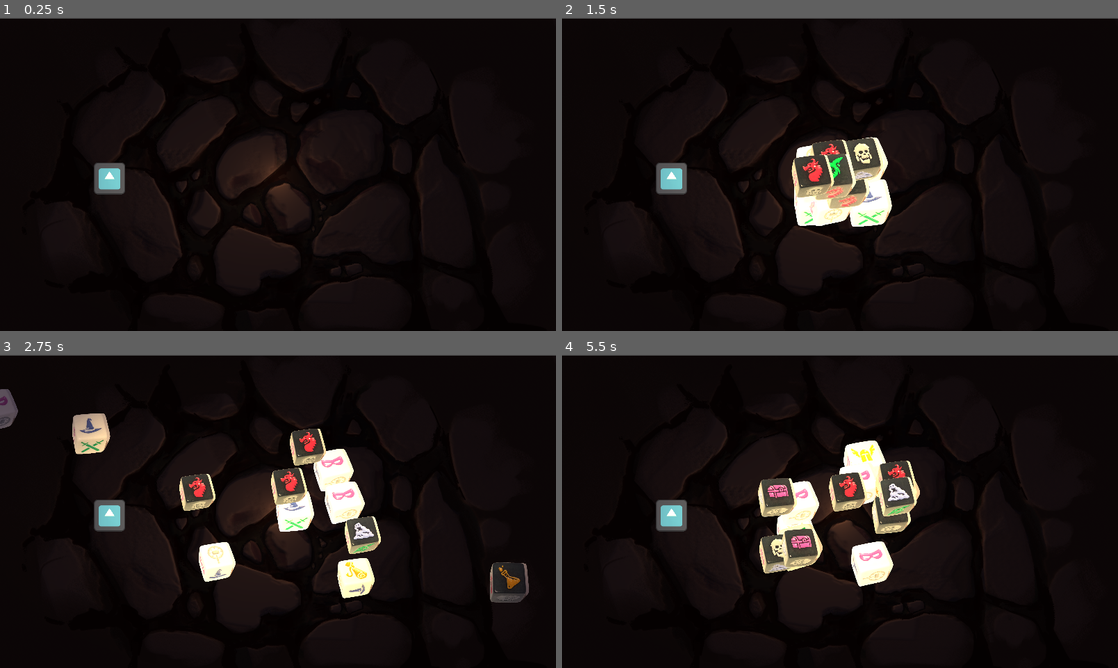
Above: before the commit, frames 1-4 (two rows, left to right).
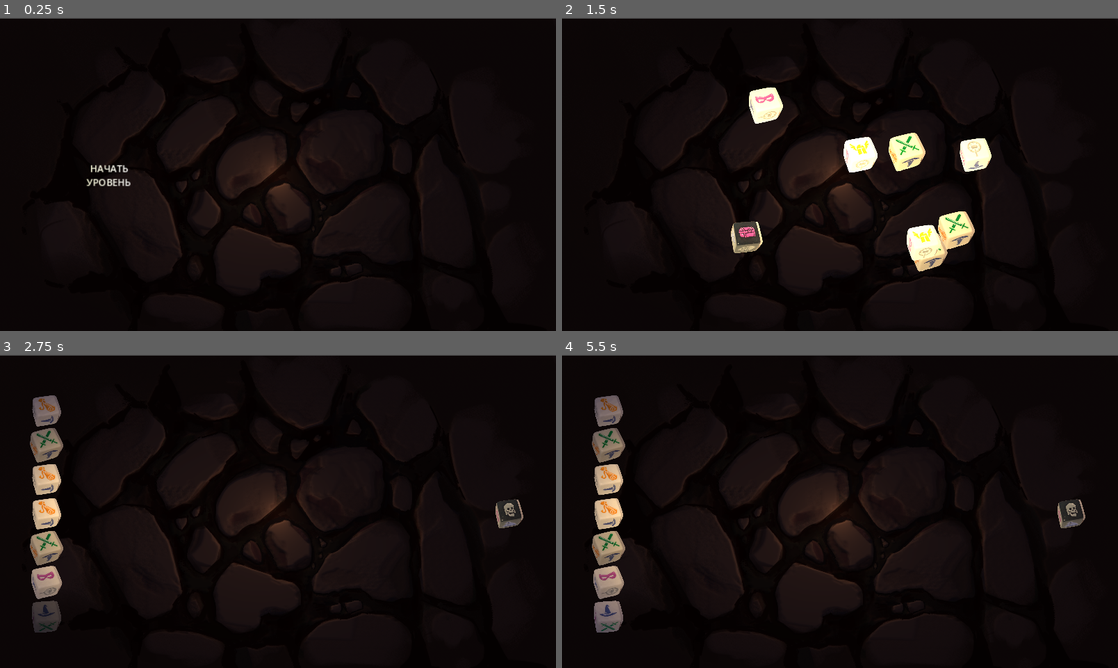
Above: after the commit, the same moments.

Repository: GladiolusBlue/Treasure_Chest
Game: Godot game, scene res://Scenes/Сцена для проверок рисования.tscn
Two runs of this game, one before a commit and one after it. Both use one fixed random seed, a clock stepped at 60 frames per second and the inputs below. The engine's default icon, where the game draws it, is replaced by a stand-in: a white triangle on a blue panel in a dark square.
Inputs (mouse positions are in pixels of both pictures, inside the frame that each line leads up to; where the layout moved, square brackets give the same spot in the first picture):
- Up to frame 1 (0.25 s): no input
- Up to frame 2 (1.5 s): click (673, 174) [673, 177] at 0.5 s; click (673, 177) at 1.27 s
- Up to frame 3 (2.75 s): click (111, 514) at 2.02 s
- Up to frame 4 (5.5 s): tap Enter at 5 s

The runs differ from the first frame. In frame 1, 0.6% of the frame differs, in the area x 15-24%, y 46-57%; in frame 2, 8.4%; in frame 3, 12%, in the area x 0-96%, y 10-89%; in frame 4, 11%.
Error before the commit: Division by zero error in operator '/'. (res://Scenes/dice_enemi.tscn::GDScript_f60cv:165)

Commit message:
добавил кнопку
покинуть подземелье, , появляется при нажатии на врага изменяет уровень, от уровня зависит количество врагов

Diff:
--- a/Scenes/dice_enemi.tscn
+++ b/Scenes/dice_enemi.tscn
@@ -165,7 +165,7 @@
 	var finished = x/speed
 	if counter != finished:
 		counter += 1
-		print(x,position,finished)
+		#print(x,position,finished)
 		Velocity.x += speed #изменение координат для местоположения
 		Velocity.y += y/finished
 		set_position(Velocity)
@@ -183,10 +183,16 @@
 		emit_signal(\"cubu_gotov\",str(cube_face),name_face)
 	pass # Replace with function body.
 
-
+var push = 0
 func _on_button_pressed():
-	modulate = Color(0.5,0.5,0.5,255)
-	emit_signal(\"cubu_clic\",num_dice,name_face)
+	if push == 0:
+		modulate = Color(0.5,0.5,0.5,255)
+		push = 1
+		emit_signal(\"cubu_clic\",num_dice,name_face)
+	else :
+		modulate = Color(1,1,1,255)
+		push = 0
+
 
 
 func _on_cubu_gotov():
--- a/Scenes/dice_player.tscn
+++ b/Scenes/dice_player.tscn
@@ -180,11 +180,15 @@
 		emit_signal(\"cubu_gotov\",str(cube_face),name_face)
 	pass # Replace with function body.
 
-
+var push = 0
 func _on_button_pressed():
-	$Sprite2D.modulate = Color(0.5,0.5,0.5,255)
-	emit_signal(\"cubu_clic\",num_dice,name_face)
-	pass # Replace with function body.
+	if push == 0:
+		modulate = Color(0.5,0.5,0.5,255)
+		push = 1
+		emit_signal(\"cubu_clic\",num_dice,name_face)
+	else :
+		modulate = Color(1,1,1,255)
+		push = 0
 "
 
 [sub_resource type="RectangleShape2D" id="RectangleShape2D_autnt"]
--- a/Scenes/main.tscn
+++ b/Scenes/main.tscn
@@ -8,19 +8,54 @@
 [node name="Node2D" type="Node2D"]
 script = ExtResource("1_h2vby")
 
-[node name="Node2D" type="Node2D" parent="."]
+[node name="start level" type="Node2D" parent="."]
 position = Vector2(-1000, 0)
 metadata/_edit_group_ = true
 
-[node name="Button1" type="Button" parent="Node2D"]
-self_modulate = Color(1, 1, 1, 0)
-offset_left = -93.0
-offset_top = -85.0
-offset_right = 94.0
-offset_bottom = 98.0
+[node name="Button1" type="Button" parent="start level"]
+anchors_preset = 15
+anchor_right = 1.0
+anchor_bottom = 1.0
+offset_left = -75.5
+offset_top = -27.0
+offset_right = 74.5
+offset_bottom = 27.0
+grow_horizontal = 2
+grow_vertical = 2
+scale = Vector2(3.5, 3.5)
+pivot_offset = Vector2(75, 30)
 size_flags_horizontal = 4
+text = "НАЧАТЬ
+УРОВЕНЬ"
+flat = true
 
-[node name="Sprite2D" type="Sprite2D" parent="Node2D/Button1"]
+[node name="Sprite2D" type="Sprite2D" parent="start level/Button1"]
+visible = false
+position = Vector2(95.7746, 94.3662)
+scale = Vector2(1.45246, 1.47447)
+texture = ExtResource("2_yddrg")
+
+[node name="leave level" type="Node2D" parent="."]
+metadata/_edit_group_ = true
+
+[node name="leave level" type="Button" parent="leave level"]
+anchors_preset = 15
+anchor_right = 1.0
+anchor_bottom = 1.0
+offset_left = 800.0
+offset_right = 950.0
+offset_bottom = 60.0
+grow_horizontal = 2
+grow_vertical = 2
+scale = Vector2(3.5, 3.5)
+pivot_offset = Vector2(75, 30)
+size_flags_horizontal = 4
+text = "Покинуть
+подземелье"
+flat = true
+
+[node name="Sprite2D" type="Sprite2D" parent="leave level/leave level"]
+visible = false
 position = Vector2(95.7746, 94.3662)
 scale = Vector2(1.45246, 1.47447)
 texture = ExtResource("2_yddrg")
@@ -74,4 +109,5 @@
 [node name="Dice_e7" parent="DarkCubes" instance=ExtResource("3_0tr2e")]
 scale = Vector2(0.355, 0.355)
 
-[connection signal="pressed" from="Node2D/Button1" to="." method="_on_button_1_pressed"]
+[connection signal="pressed" from="start level/Button1" to="." method="_on_button_1_pressed"]
+[connection signal="pressed" from="leave level/leave level" to="." method="_on_leave_level_pressed"]
--- a/Scripts/Main.gd
+++ b/Scripts/Main.gd
@@ -2,13 +2,14 @@
 
 #var gotov = 0
 #var cube = 0
-var nam_dc = 0 # количество черных кубиков
+var nam_dc = 1 # количество черных кубиков
 #var b = 0
 #var  start_pos_e =-700
 const  start_pos = -600 # половина ширины расстановки кубиков игрока
 #var Dicename = []
 #var name_dice = 0
-#var o = "p1"
+var level = 1
+
 
 
 # Called when the node enters the scene tree for the first time.
@@ -24,7 +25,8 @@
 		var cube = Dices.get_child(0)
 		cube.cubu_gotov.connect(self.next_e)
 		cube.cubu_clic.connect(self.next_clic_e)
-		nam_dc += 1
+		$"leave level".visible = false
+		#nam_dc += 1
 		#print(a)
 # Called every frame. 'delta' is the elapsed time since the previous frame.
 
@@ -52,7 +54,7 @@
 		for i in range(locatarr.size()):
 			var checkX = locatarr[i][0]
 			var checkY = locatarr[i][1]
-			if (abs(abs(x) - abs(checkX)) > cubesize ):#and abs(abs(y) - abs(checkY)) > cubesize):
+			if (abs(abs(x) - abs(checkX)) > cubesize and abs(abs(y) - abs(checkY)) > cubesize):
 				num += 1
 			if (num == locatarr.size()):
 				endwhile = true
@@ -62,23 +64,10 @@
 
 
 func _on_button_1_pressed():
-
 	var start_pos_p = start_pos
 	var diff = start_pos/6*2
-	var start_pos_e = (nam_dc-1) * diff / 2
+	var start_pos_e = (level-1) * diff / 2
 	var locationscube: Array = [[0, 0]]
-	for i in range($DarkCubes.get_child_count()):
-		var Dices = $DarkCubes.get_child(i)
-		var cube = Dices.get_child(0)
-		var xy = rndbynoove(locationscube)
-		var x = xy[0]
-		var y = xy[1]
-		var n =  start_pos_e
-		var m = 1350#
-		#locationscube.append([x,y])# для рандомной расстановки кубов по полю раскоментировать
-		#print(locationscube)
-		cube.fall_dice(x,y,m,n,i)
-		start_pos_e = start_pos_e-diff
 	for i in range($WhiteCubes.get_child_count()):
 		var Dices = $WhiteCubes.get_child(i)
 		var cube = Dices.get_child(0)
@@ -91,8 +80,25 @@
 		#print(locationscube)
 		cube.fall_dice(x,y,m,n,i)
 		start_pos_p = start_pos_p-diff
+	for i in range($DarkCubes.get_child_count()):
+		var Dices = $DarkCubes.get_child(i)
+		var cube = Dices.get_child(0)
+		var xy = rndbynoove(locationscube)
+		var x = xy[0]
+		var y = xy[1]
+		var n =  start_pos_e
+		var m = 1350#
+		if i < nam_dc:
+		#locationscube.append([x,y])# для рандомной расстановки кубов по полю раскоментировать
+		#print(locationscube)
+			cube.fall_dice(x,y,m,n,i)
+			start_pos_e = start_pos_e-diff
+
+			$"start level".visible = false
 
 
+
+@warning_ignore("unused_parameter")
 func Dicenext(Dicenumber, nextDice):
 	Dicenumber += 1
 	pass
@@ -101,14 +107,25 @@
 # запуск следующего куба по готовности
 func next_e(x,y):
 	print("выпал враг","-",x,"-",y)
-	pass
 
 
 func next_p(x,y):
 	print("выпал игрок","-",x,"-",y)
 
+
 func next_clic_p(x,y):
 	print("нажат игрок","-",x,"-",y)
 
+
 func next_clic_e(x,y):
-	print("нажат игрок","-",x,"-",y)
+	$"leave level".visible = true
+	print("нажат враг","-",x,"-",y)
+
+
+
+func _on_leave_level_pressed():
+	$"leave level".visible = false
+	$"start level".visible = true
+	level += 1
+	nam_dc += 1
+	pass # Replace with function body.
